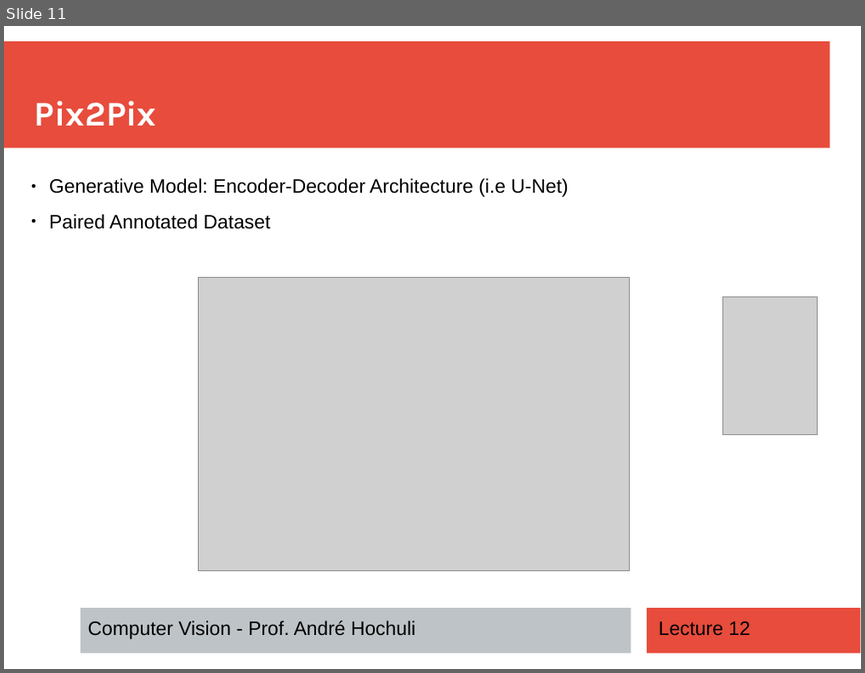
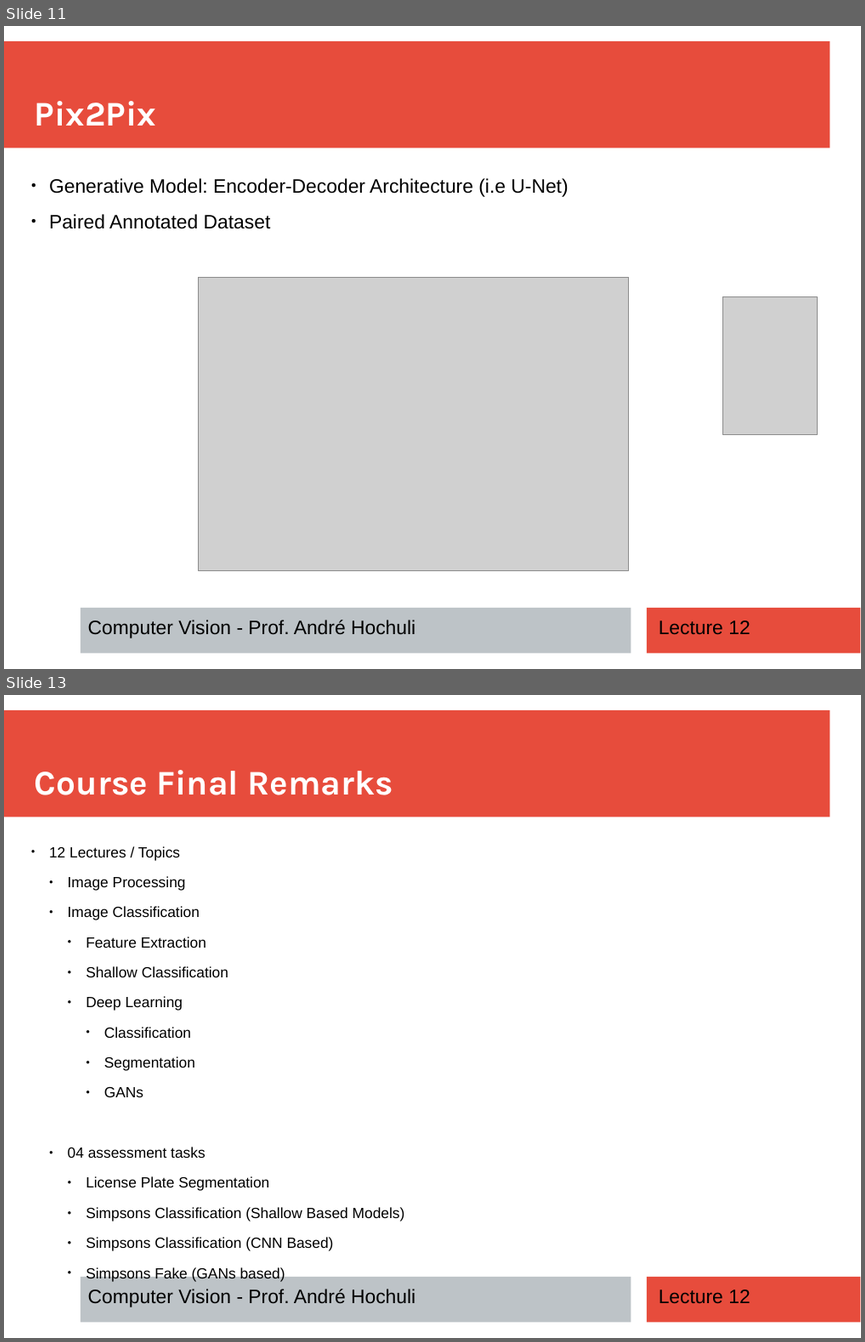
Before and after one commit to andrehochuli/teaching, a slide deck: ComputerVision/Lecture 12 - Generative Adversarial Network (GAN)/Lecture 12 - Generative Adversarial Training.pptx. Shown one above the other, each under a label of ours: slide 11 before the commit, slides 11 and 13 after it; the slides between them are not shown. The pictures are 865x673 and 865x1342 pixels, drawn with LibreOffice and Linux fonts; fonts in the diff are those of the drawing; grey boxes stand for pictures. Boxes give left, top, right and bottom in pixels: in the first picture for what was removed or moved away, otherwise in the second. Text is boxed around its words. In the diff, an @@ line names an element or a change of style, - is before the commit and + after.

```diff
--- a/ComputerVision/Lecture 12 - Generative Adversarial Network (GAN)/Lecture 12 - Generative Adversarial Training.pptx
+++ b/ComputerVision/Lecture 12 - Generative Adversarial Network (GAN)/Lecture 12 - Generative Adversarial Training.pptx
@@ slide 13 added at [4, 695, 861, 1338], background #FFFFFF; not listed: 3 template elements that a slide beside it also shows @@
@@ text added at [35, 770, 393, 795], 32 pt, text #FFFFFF, bold @@
+Course Final Remarks
@@ text added at [49, 846, 405, 1281], 13.7 pt, text #000000 @@
+● 12 Lectures / Topics
+  ● Image Processing
+  ● Image Classification
+    ● Feature Extraction
+    ● Shallow Classification
+    ● Deep Learning
+      ● Classification
+      ● Segmentation
+      ● GANs
+  ● 04 assessment tasks
+    ● License Plate Segmentation
+    ● Simpsons Classification (Shallow Based Models)
+    ● Simpsons Classification (CNN Based)
+    ● Simpsons Fake (GANs based)
@@ text added at [88, 1288, 415, 1307], 18 pt, text #000000 @@
+Computer Vision - Prof. André Hochuli
@@ text added at [658, 1289, 749, 1304], 18 pt, text #000000 @@
+Lecture 12
```
Also in this commit, not shown: 4 slides changed, 1 other slide added, 1 slide removed, 1 other file.
